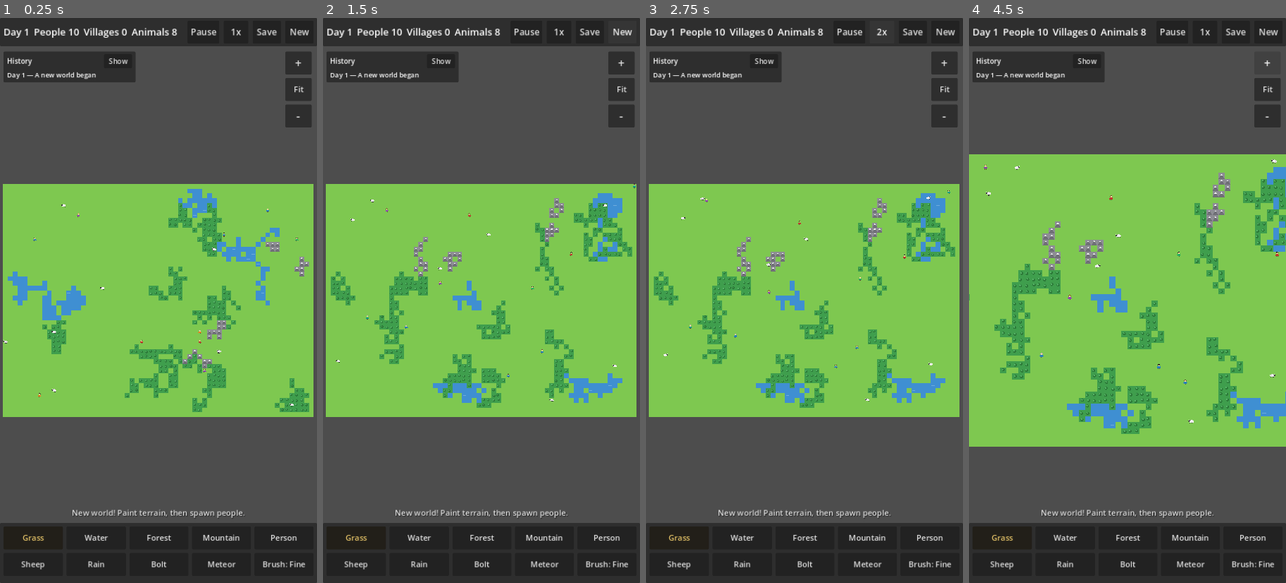
Above: before the commit, frames 1-4 (left to right).
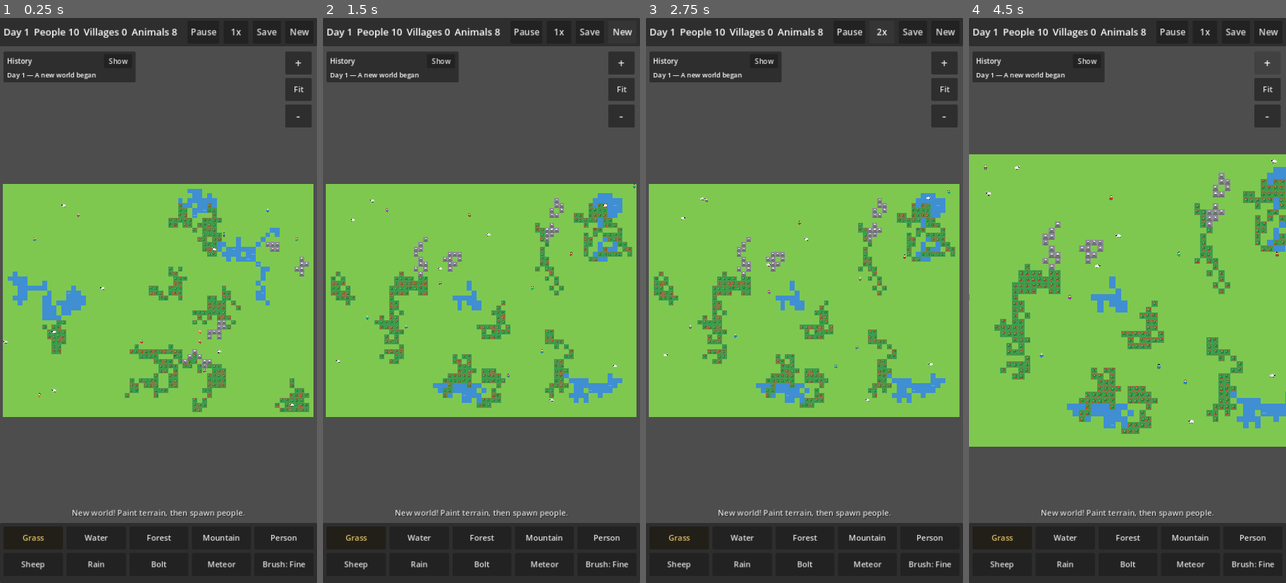
Above: after the commit, the same moments.

Repository: PranayR8/God-Simulator
Game: Godot game, scene res://main.tscn
Same seed, same stepped clock (60 frames per second), same inputs: the game is played once before the commit and once after it.
Inputs:
- Up to frame 1 (0.25 s): no input
- Up to frame 2 (1.5 s): click "New" at 0.5 s; click "New" at 1.25 s
- Up to frame 3 (2.75 s): click "1x" at 2 s
- Up to frame 4 (4.5 s): click "2x" at 2.75 s; click "4x" at 3.5 s; click "+" at 4.25 s

The runs differ from the first frame. In frame 1, 0.4% of the frame differs, in the area x 13-98%, y 32-70%; in frame 2, 0.5%; in frame 3, 0.5%; in frame 4, 0.6%, in the area x 8-100%, y 28-74%.

Commit message:
God Simulator — Godot project + web export (GitHub Pages)

Diff:
--- a/scripts/agent.gd
+++ b/scripts/agent.gd
@@ -30,6 +30,11 @@
 var has_target: bool = false
 var breed_cooldown: float = 0.0  # ticks until this agent may breed again
 var age: float = 0.0  # age in ticks (unused in v1, kept for v2 ideas)
+## Hunger & health (Phase 2, people only — sheep don't go hungry).
+## hunger 0 = full, 100 = starving; it rises every tick and eating a
+## berry lowers it. While starving, health drains; at 0 the person dies.
+var hunger: float = 0.0
+var health: float = 100.0
 var shirt_color: Color = Color("#2980b9")
 var hair_color: Color = Color("#2c2118")
 var village: int = -1  # index into Villages.villages; -1 = no village yet (a nomad)
--- a/scripts/agents.gd
+++ b/scripts/agents.gd
@@ -10,6 +10,20 @@
 const BREED_TIME := 60.0  # ticks of cooldown after breeding (15s at 1x)
 const BREED_CHANCE := 0.003  # per tick, per agent standing next to a mate
 
+## Hunger (Phase 2, people only). Hunger rises every tick; at 100 the
+## person is starving and health drains. A berry restores 50 hunger,
+## so a person eats about one berry a day. Death starts after ~2 days
+## with no food (1 day to max hunger + 1 day of draining health).
+const HUNGER_MAX := 100.0
+const HUNGER_PER_TICK := 100.0 / 120.0  # full → starving in 1 day
+const HUNGER_SEEK := 50.0  # start looking for food at half hunger
+const BERRY_HUNGER := 50.0  # hunger restored by one berry
+const HEALTH_MAX := 100.0
+const STARVE_DRAIN_PER_TICK := 100.0 / 120.0  # health 100 → 0 in 1 day of starving
+const HEALTH_REGEN_PER_TICK := 2.0  # health recovered per tick while fed
+const FORAGE_RANGE := 20  # tiles; how far a hungry person will walk for food
+const FORAGE_MARGIN := 4  # tiles past their territory a citizen may forage
+
 var agents: Array[SimAgent] = []
 var world: GodSimWorld = null
 var villages: Villages = null  # set by Main; used to keep citizens near home
@@ -17,6 +31,10 @@
 ## Emitted when a child is born. village_name is "" for a nomad birth;
 ## Main stamps the day and lets the EventLog aggregate births.
 signal child_born(village_name: String)
+
+## Emitted when a person dies of starvation. village_name is "" for a
+## nomad; Main logs it (aggregated per village per day, like births).
+signal starved(village_name: String)
 
 var _rng := RandomNumberGenerator.new()
 
@@ -61,7 +79,7 @@
 			return Vector2i(x, y)
 	return Vector2i(-1, -1)
 
-## One simulation tick: move everyone, then maybe breed.
+## One simulation tick: hunger and health, movement, then maybe breed.
 ## dt is the tick length in seconds (used for movement).
 func tick(dt: float) -> void:
 	var i := 0
@@ -69,10 +87,47 @@
 		var a := agents[i]
 		a.age += 1.0
 		a.breed_cooldown = maxf(0.0, a.breed_cooldown - 1.0)
+		if a.kind == SimAgent.Kind.PERSON:
+			if _update_hunger(a):
+				# Starved to death — removed from the list, so don't
+				# advance i; the next agent slid into this slot.
+				continue
+			_try_eat(a)
 		_move_agent(a, dt)
 		i += 1
 	_try_breed()
 	queue_redraw()
+
+## Hunger rises every tick; at max hunger, health drains. Returns true
+## if the person starved to death (and removes them from the list).
+func _update_hunger(a: SimAgent) -> bool:
+	a.hunger = minf(HUNGER_MAX, a.hunger + HUNGER_PER_TICK)
+	if a.hunger >= HUNGER_MAX:
+		a.health -= STARVE_DRAIN_PER_TICK
+		if a.health <= 0.0:
+			var home_name := ""
+			if a.village >= 0 and villages != null and a.village < villages.villages.size():
+				home_name = villages.villages[a.village].name
+			agents.erase(a)
+			starved.emit(home_name)
+			return true
+	else:
+		# Fed: slowly recover any health lost to an earlier hunger spell.
+		a.health = minf(HEALTH_MAX, a.health + HEALTH_REGEN_PER_TICK)
+	return false
+
+## If this person is hungry and stands on (or next to) a forest tile
+## with berries, eat one: the berry is gone, hunger drops.
+func _try_eat(a: SimAgent) -> void:
+	if a.hunger < HUNGER_SEEK:
+		return
+	var tile := world.world_to_tile(a.pos)
+	for dy in range(-1, 2):
+		for dx in range(-1, 2):
+			var t := Vector2i(tile.x + dx, tile.y + dy)
+			if world.in_bounds(t.x, t.y) and world.eat_berry(t):
+				a.hunger = maxf(0.0, a.hunger - BERRY_HUNGER)
+				return
 
 func _move_agent(a: SimAgent, dt: float) -> void:
 	if not a.has_target or a.pos.distance_to(a.target) < 4.0:
@@ -89,7 +144,14 @@
 ## Citizens stay near home: a person assigned to a village only picks
 ## targets inside their own territory, and if they have wandered outside
 ## it, they head back toward the village centre instead.
+## The exception is hunger: a hungry person walks to the nearest food
+## first (see _nearest_food_tile) — they may step a few tiles past
+## their border to forage, but no further.
 func _pick_target(a: SimAgent) -> Vector2:
+	if a.kind == SimAgent.Kind.PERSON and a.hunger >= HUNGER_SEEK:
+		var food := _nearest_food_tile(a)
+		if food.x >= 0:
+			return world.tile_to_world(food.x, food.y)
 	var tile := world.world_to_tile(a.pos)
 	var has_home := false
 	var home_center := Vector2.ZERO
@@ -125,8 +187,46 @@
 		return dest
 	return a.pos
 
-func _try_breed() -> void:
-	# A creature breeds when it stands next to another of its kind on good
+## Nearest forest tile with berries this person may walk to, searching
+## outward ring by ring from where they stand (up to FORAGE_RANGE
+## tiles). Citizens may only forage inside their territory plus a
+## small margin past the border — a village with no forest nearby
+## starves, which is the point: land matters. Nomads range freely.
+## Returns Vector2i(-1, -1) when no reachable food exists.
+func _nearest_food_tile(a: SimAgent) -> Vector2i:
+	var from := world.world_to_tile(a.pos)
+	var home_center := Vector2.ZERO
+	var home_limit := INF
+	if villages != null and a.village >= 0 and a.village < villages.villages.size():
+		var v: Villages.VillageData = villages.villages[a.village]
+		home_center = world.tile_to_world(v.tile.x, v.tile.y)
+		home_limit = villages.territory_radius_px(v) + FORAGE_MARGIN * GodSimWorld.TILE
+	for r in range(1, FORAGE_RANGE + 1):
+		for dx in range(-r, r + 1):
+			for dy in [-r, r]:
+				var t := Vector2i(from.x + dx, from.y + dy)
+				if _is_food_tile(t, home_center, home_limit):
+					return t
+		for dy in range(-r + 1, r):
+			for dx in [-r, r]:
+				var t := Vector2i(from.x + dx, from.y + dy)
+				if _is_food_tile(t, home_center, home_limit):
+					return t
+	return Vector2i(-1, -1)
+
+func _is_food_tile(t: Vector2i, home_center: Vector2, home_limit: float) -> bool:
+	if not world.in_bounds(t.x, t.y):
+		return false
+	if world.get_terrain(t.x, t.y) != GodSimWorld.Terrain.FOREST:
+		return false
+	if world.berries_at(t) <= 0:
+		return false
+	if home_limit < INF:
+		if world.tile_to_world(t.x, t.y).distance_to(home_center) > home_limit:
+			return false
+	return true
+
+func _try_breed() -> void:	# A creature breeds when it stands next to another of its kind on good
 	# land, its cooldown has expired, and the population cap allows it.
 	# (We iterate a copy of the list because breeding appends to it.)
 	var people := count_people()
--- a/scripts/event_log.gd
+++ b/scripts/event_log.gd
@@ -56,6 +56,34 @@
 		return "A child was born in %s" % village_name
 	return "%d children were born in %s" % [count, village_name]
 
+## A death by starvation (village_name "" = nomad). Aggregated like
+## births: several deaths in one village on one day become one line,
+## or a starving village would flood the log.
+func add_starvation_death(day: int, village_name: String) -> void:
+	if not entries.is_empty():
+		var last: Dictionary = entries[entries.size() - 1]
+		if String(last.get("kind", "")) == "starvation" \
+				and int(last.get("day", -1)) == day \
+				and String(last.get("village", "")) == village_name:
+			var count := int(last.get("count", 1)) + 1
+			last["count"] = count
+			last["text"] = _starvation_text(village_name, count)
+			changed.emit()
+			return
+	entries.append({
+		"day": day, "text": _starvation_text(village_name, 1), "kind": "starvation",
+		"village": village_name, "count": 1,
+	})
+	_trim()
+	changed.emit()
+
+func _starvation_text(village_name: String, count: int) -> String:
+	if village_name == "":
+		return "A nomad died of starvation" if count == 1 else "%d nomads died of starvation" % count
+	if count == 1:
+		return "A villager of %s died of starvation" % village_name
+	return "%d villagers of %s died of starvation" % [count, village_name]
+
 func _trim() -> void:
 	while entries.size() > MAX_ENTRIES:
 		entries.pop_front()
--- a/scripts/main.gd
+++ b/scripts/main.gd
@@ -57,6 +57,7 @@
 	# History: villages and births report through signals; Main stamps
 	# the day and writes them into the log, and the HUD redraws.
 	agents.child_born.connect(_on_child_born)
+	agents.starved.connect(_on_starved)
 	villages.village_founded.connect(_on_village_founded)
 	villages.people_joined.connect(_on_people_joined)
 	event_log.changed.connect(_on_log_changed)
@@ -117,6 +118,7 @@
 func _do_tick() -> void:
 	total_ticks += 1
 	day = 1 + total_ticks / TICKS_PER_DAY
+	world.tick()  # berries regrow
 	agents.tick(TICK_INTERVAL)
 	villages.tick(day)
 	if total_ticks % 40 == 0:
@@ -329,6 +331,9 @@
 func _on_child_born(village_name: String) -> void:
 	event_log.add_birth(day, village_name)
 
+func _on_starved(village_name: String) -> void:
+	event_log.add_starvation_death(day, village_name)
+
 func _on_village_founded(village_name: String) -> void:
 	event_log.add(day, "%s was founded" % village_name)
 
--- a/scripts/save_system.gd
+++ b/scripts/save_system.gd
@@ -15,11 +15,12 @@
 
 func save_game(world: GodSimWorld, agents: Agents, villages: Villages, event_log: EventLog, day: int, ticks: int) -> bool:
 	var data := {
-		"version": 1,
+		"version": 2,
 		"seed": world.seed_value,
 		"day": day,
 		"ticks": ticks,
 		"terrain": world.terrain,
+		"berries": _berries_to_data(world),
 		"agents": _agents_to_data(agents),
 		"villages": _villages_to_data(villages),
 		"log": event_log.to_data(),
@@ -50,7 +51,19 @@
 func _agents_to_data(agents: Agents) -> Array:
 	var out: Array = []
 	for a in agents.agents:
-		out.append({"kind": a.kind, "x": a.pos.x, "y": a.pos.y})
+		# Hunger/health only matter for people (sheep don't go hungry),
+		# but storing them for everyone keeps the format uniform; old
+		# saves without them load as full and healthy.
+		out.append({"kind": a.kind, "x": a.pos.x, "y": a.pos.y, "hunger": a.hunger, "health": a.health})
+	return out
+
+## Berries as a flat list of [x, y, count] triples (only tiles that
+## have any berries are stored).
+func _berries_to_data(world: GodSimWorld) -> Array:
+	var out: Array = []
+	for tile in world.berries.keys():
+		var t: Vector2i = tile
+		out.append([t.x, t.y, int(world.berries[t])])
 	return out
 
 func _villages_to_data(villages: Villages) -> Array:
@@ -61,7 +74,8 @@
 
 ## Rebuild the world from loaded data. Returns false if the data is empty
 ## or unusable (caller should generate a fresh world instead).
-## Old saves have no "log" key — the history just starts empty.
+## Old saves have no "log" key — the history just starts empty — and
+## no "berries" key — forests restock to full (see rebuild_berries).
 func apply_save(data: Dictionary, world: GodSimWorld, agents: Agents, villages: Villages, event_log: EventLog) -> bool:
 	if data.is_empty():
 		return false
@@ -74,12 +88,23 @@
 	else:
 		# Save is from an older/different map size — regenerate instead.
 		world.generate_new(world.seed_value)
+	if data.has("berries"):
+		world.berries.clear()
+		for item in data.get("berries", []):
+			var triple: Array = item
+			if triple.size() == 3:
+				world.berries[Vector2i(int(triple[0]), int(triple[1]))] = int(triple[2])
+	else:
+		world.rebuild_berries()
 	agents.clear_all()
 	for item in data.get("agents", []):
 		var d: Dictionary = item
 		var kind := int(d.get("kind", 0))
 		var pos := Vector2(float(d.get("x", 0.0)), float(d.get("y", 0.0)))
-		agents.agents.append(SimAgent.new(kind, pos))
+		var na := SimAgent.new(kind, pos)
+		na.hunger = float(d.get("hunger", 0.0))
+		na.health = float(d.get("health", 100.0))
+		agents.agents.append(na)
 	villages.clear_all()
 	for item in data.get("villages", []):
 		var d: Dictionary = item
--- a/scripts/world.gd
+++ b/scripts/world.gd
@@ -25,7 +25,17 @@
 var seed_value: int = 12345
 var terrain: Array[int] = []
 
+## Berries: the food on forest tiles (Phase 2). One entry per forest
+## tile that has any berries, mapping tile -> berry count (0..BERRY_MAX).
+## A tile with no entry has no berries. Berries regrow over time and
+## are eaten by hungry people standing nearby.
+var berries: Dictionary = {}
+
+const BERRY_MAX := 5            # berries on a forest tile when fully grown
+const BERRY_REGROW_TICKS := 60  # ticks for one berry to regrow per forest tile
+
 var _rng := RandomNumberGenerator.new()
+var _regrow_counter := 0
 
 func _ready() -> void:
 	terrain.resize(WIDTH * HEIGHT)
@@ -49,6 +59,14 @@
 func set_terrain(x: int, y: int, value: int) -> void:
 	if in_bounds(x, y):
 		terrain[index(x, y)] = value
+		# Berries live on forest tiles: a new forest starts lush, and a
+		# tile that stops being forest loses its berries.
+		var t := Vector2i(x, y)
+		if value == Terrain.FOREST:
+			if not berries.has(t):
+				berries[t] = BERRY_MAX
+		else:
+			berries.erase(t)
 
 func tile_to_world(tx: int, ty: int) -> Vector2:
 	return Vector2((tx + 0.5) * TILE, (ty + 0.5) * TILE)
@@ -65,6 +83,51 @@
 func tile_hash(x: int, y: int) -> int:
 	var h: int = (x * 73856093) ^ (y * 19349663) ^ (seed_value * 83492791)
 	return abs(h) % 100
+
+
+# --- berries (food) ---------------------------------------------------------
+
+## Berries on a tile (0 when there is no forest or no berries left).
+func berries_at(tile: Vector2i) -> int:
+	return int(berries.get(tile, 0))
+
+## Eat one berry from a tile. Returns true when there was one to eat.
+func eat_berry(tile: Vector2i) -> bool:
+	var n := berries_at(tile)
+	if n <= 0:
+		return false
+	if n == 1:
+		berries.erase(tile)
+	else:
+		berries[tile] = n - 1
+	queue_redraw()
+	return true
+
+## One simulation tick: berries regrow. Every BERRY_REGROW_TICKS, each
+## forest tile below the maximum gains one berry.
+func tick() -> void:
+	_regrow_counter += 1
+	if _regrow_counter < BERRY_REGROW_TICKS:
+		return
+	_regrow_counter = 0
+	for y in HEIGHT:
+		for x in WIDTH:
+			if terrain[index(x, y)] == Terrain.FOREST:
+				var t := Vector2i(x, y)
+				var n := berries_at(t)
+				if n < BERRY_MAX:
+					berries[t] = n + 1
+	queue_redraw()
+
+## Give every forest tile a full load of berries (used when loading an
+## old save that stored no berry data).
+func rebuild_berries() -> void:
+	berries.clear()
+	for y in HEIGHT:
+		for x in WIDTH:
+			if terrain[index(x, y)] == Terrain.FOREST:
+				berries[Vector2i(x, y)] = BERRY_MAX
+	queue_redraw()
 
 
 # --- generation ------------------------------------------------------------
@@ -105,6 +168,7 @@
 			draw_rect(rect, TERRAIN_COLORS[t])
 			if t == Terrain.FOREST:
 				_draw_tree(x, y)
+				_draw_berries(x, y)
 			elif t == Terrain.MOUNTAIN:
 				_draw_peak(x, y)
 			elif t == Terrain.WATER and tile_hash(x, y) < 12:
@@ -121,6 +185,21 @@
 	var cy := (y + 0.35 + 0.3 * float((h / 10) % 10) / 10.0) * TILE
 	draw_circle(Vector2(cx, cy), 6.0, Color("#2c7a38"))
 	draw_circle(Vector2(cx - 2, cy - 2), 3.0, Color("#57b368"))
+
+## Berries: small red dots on a forest tile, one per berry (up to
+## BERRY_MAX). Fixed positions, so they don't jump around between
+## frames — the count is what changes as they are eaten and regrow.
+func _draw_berries(x: int, y: int) -> void:
+	var n := berries_at(Vector2i(x, y))
+	if n <= 0:
+		return
+	var centre := Vector2((x + 0.5) * TILE, (y + 0.5) * TILE)
+	var spots := [
+		Vector2(-7, -5), Vector2(7, -6), Vector2(-6, 6),
+		Vector2(6, 6), Vector2(0, -8),
+	]
+	for i in mini(n, spots.size()):
+		draw_circle(centre + spots[i], 2.2, Color("#d43d2a"))
 
 func _draw_peak(x: int, y: int) -> void:
 	var base := Vector2(x * TILE, (y + 1) * TILE)
Not shown, changed: ROADMAP.md
Not shown, changed: docs/index.pck
